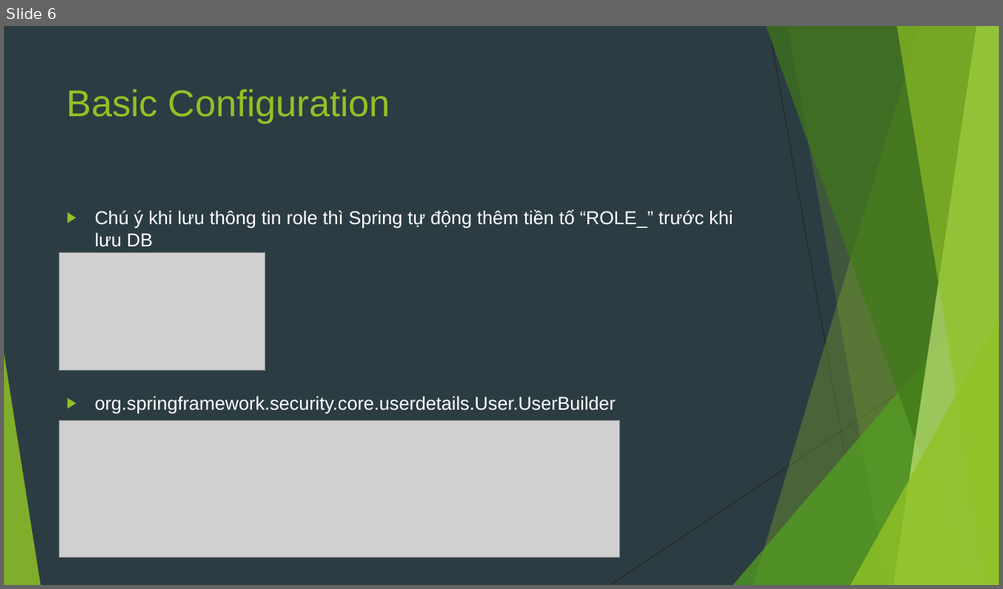
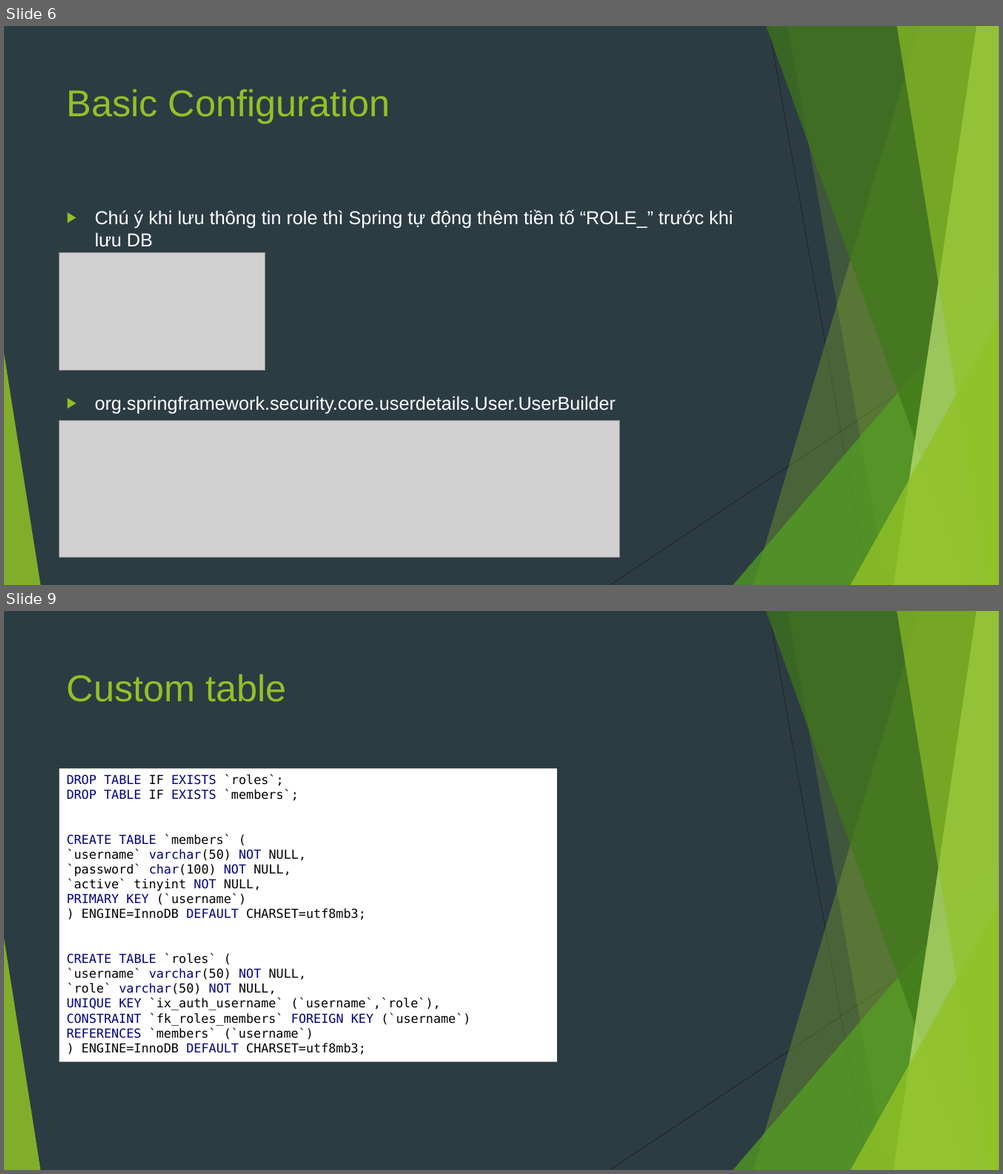
Before and after one commit to sobbingwind/SpringBoot, a slide deck: 10.Spring Security JDBC.pptx. Shown one above the other, each under a label of ours: slide 6 before the commit, slides 6 and 9 after it; the slides between them are not shown. The pictures are 1003x589 and 1003x1174 pixels, drawn with LibreOffice and Linux fonts; fonts in the diff are those of the drawing; grey boxes stand for pictures. Boxes give left, top, right and bottom in pixels: in the first picture for what was removed or moved away, otherwise in the second. Text is boxed around its words. In the diff, an @@ line names an element or a change of style, - is before the commit and + after.

```diff
--- a/10.Spring Security JDBC.pptx
+++ b/10.Spring Security JDBC.pptx
@@ slide 9 added at (4,611,999,1170), background #2C3C43; not listed: 10 template elements that a slide beside it also shows @@
@@ title added at (67,674,286,702), 36 pt, text #90C226 @@
+Custom table
@@ rectangle added at (60,769,557,1062), fill #FFFFFF, 12 pt, text #000000 @@
+DROP TABLE IF EXISTS `roles`;
+DROP TABLE IF EXISTS `members`;
+CREATE TABLE `members` (
+`username` varchar(50) NOT NULL,
+`password` char(100) NOT NULL,
+`active` tinyint NOT NULL,
+PRIMARY KEY (`username`)
+) ENGINE=InnoDB DEFAULT CHARSET=utf8mb3;
+CREATE TABLE `roles` (
+`username` varchar(50) NOT NULL,
+`role` varchar(50) NOT NULL,
+UNIQUE KEY `ix_auth_username` (`username`,`role`),
+CONSTRAINT `fk_roles_members` FOREIGN KEY (`username`) REFERENCES `members` (`username`)
+) ENGINE=InnoDB DEFAULT CHARSET=utf8mb3;
```
Also in this commit, not shown: 2 slides changed, 8 other slides added, 1 slide removed, 1 other file.
